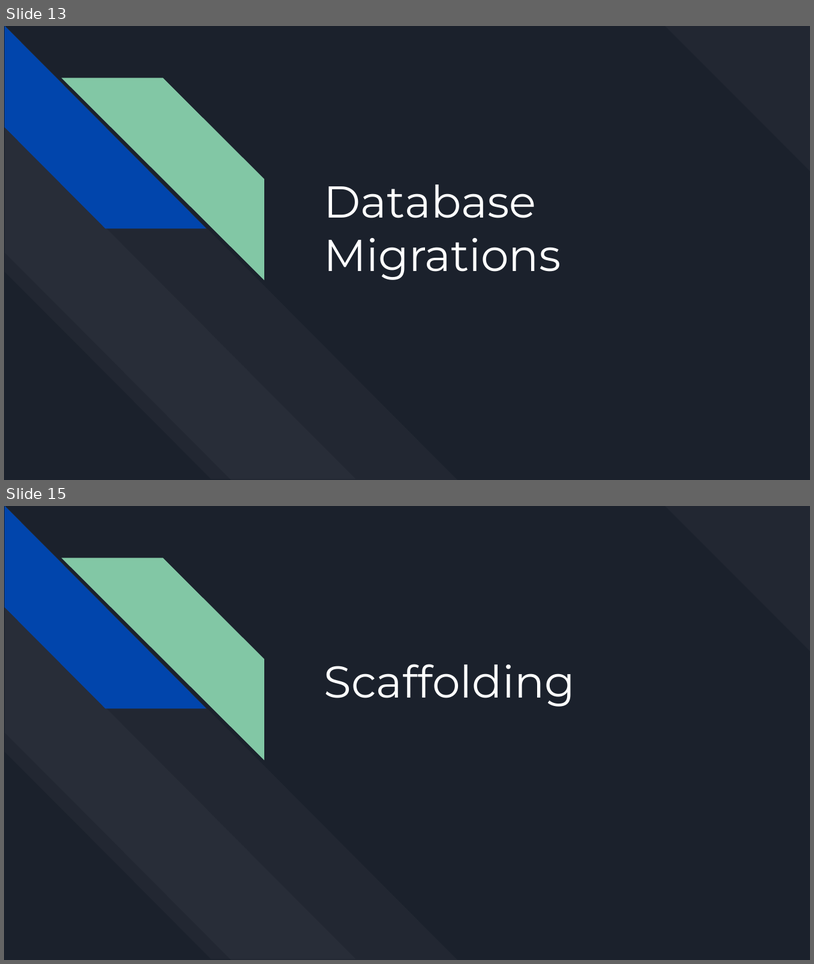
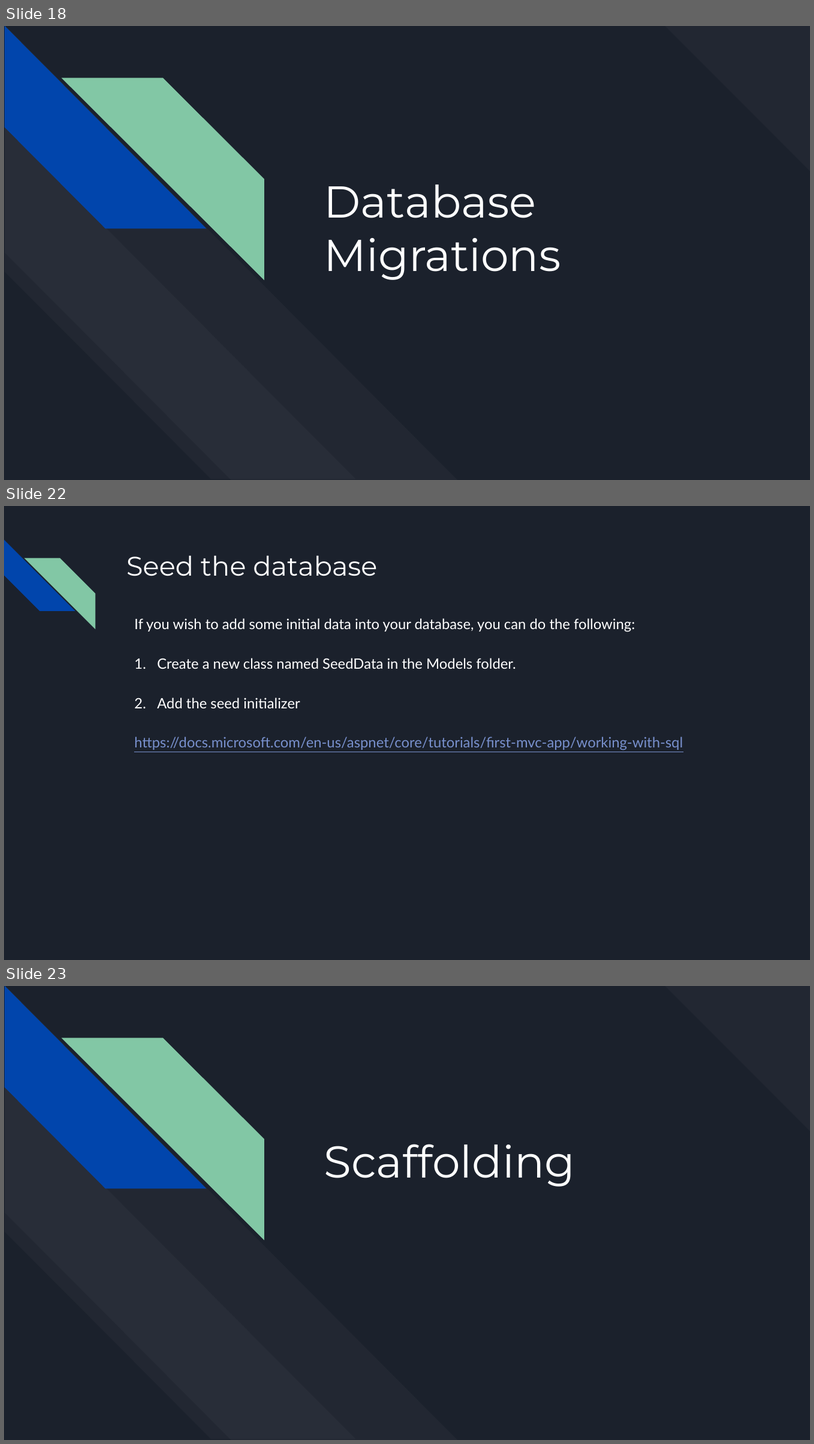
Before and after one commit to bulhard/Web-Programming, a slide deck: 00 Presentations/06 Working with Database.pptx. Shown one above the other, each under a label of ours: slides 13 and 15 before the commit, slides 18, 22 and 23 after it; the slides between them are not shown. The pictures are 814x964 and 814x1444 pixels, drawn with LibreOffice and Linux fonts; fonts in the diff are those of the drawing. Boxes give left, top, right and bottom in pixels: in the first picture for what was removed or moved away, otherwise in the second. Text is boxed around its words. In the diff, an @@ line names an element or a change of style, - is before the commit and + after.

```diff
--- a/00 Presentations/06 Working with Database.pptx
+++ b/00 Presentations/06 Working with Database.pptx
@@ slide 22 added at <box>4,506,810,960</box>, background #1B212C @@
@@ diag stripe added at <box>4,540,75,611</box>, fill #0145AC @@
@@ diag stripe added at <box>24,558,95,630</box>, fill #82C7A5 @@
@@ title added at <box>126,555,377,576</box>, 32 pt, text #FFFFFF @@
+Seed the database
@@ text added at <box>134,618,683,750</box>, 17 pt, text #FFFFFF @@
+If you wish to add some initial data into your database, you can do the following:
+1. Create a new class named SeedData in the Models folder.
+2. Add the seed initializer
+https://docs.microsoft.com/en-us/aspnet/core/tutorials/first-mvc-app/working-with-sql
@@ what was slide 13 is now slide 18 @@
@@ what was slide 15 is now slide 23 @@
```
Also in this commit, not shown: 2 slides changed, 28 other slides added, 8 slides removed.
